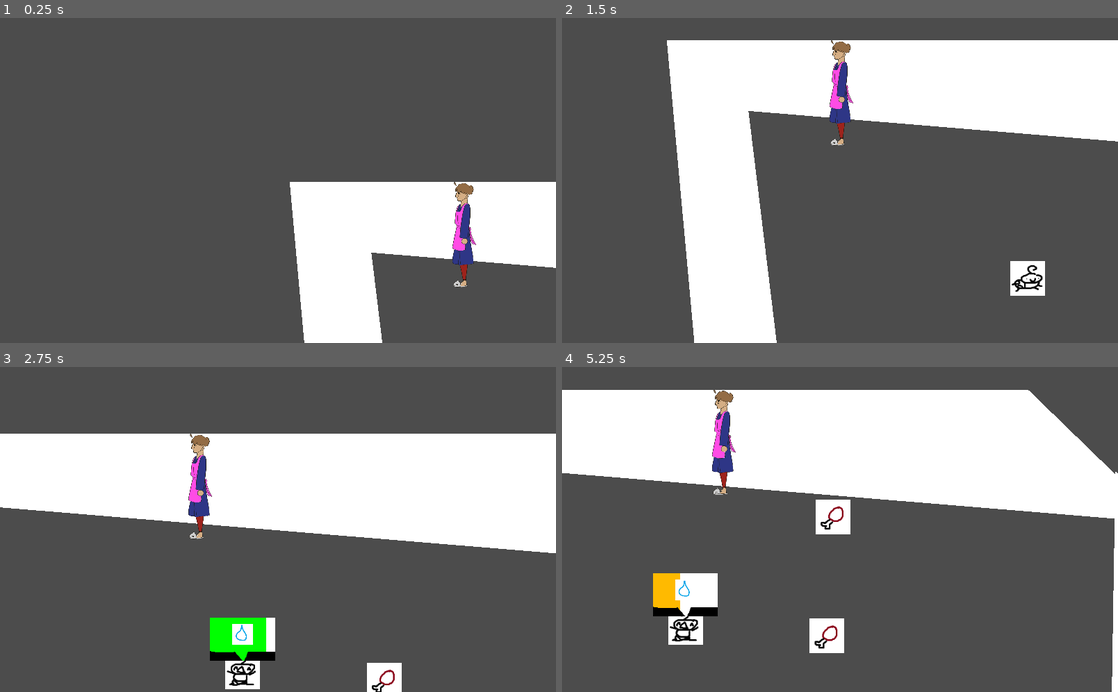
Above: before the commit, frames 1-4 (two rows, left to right).
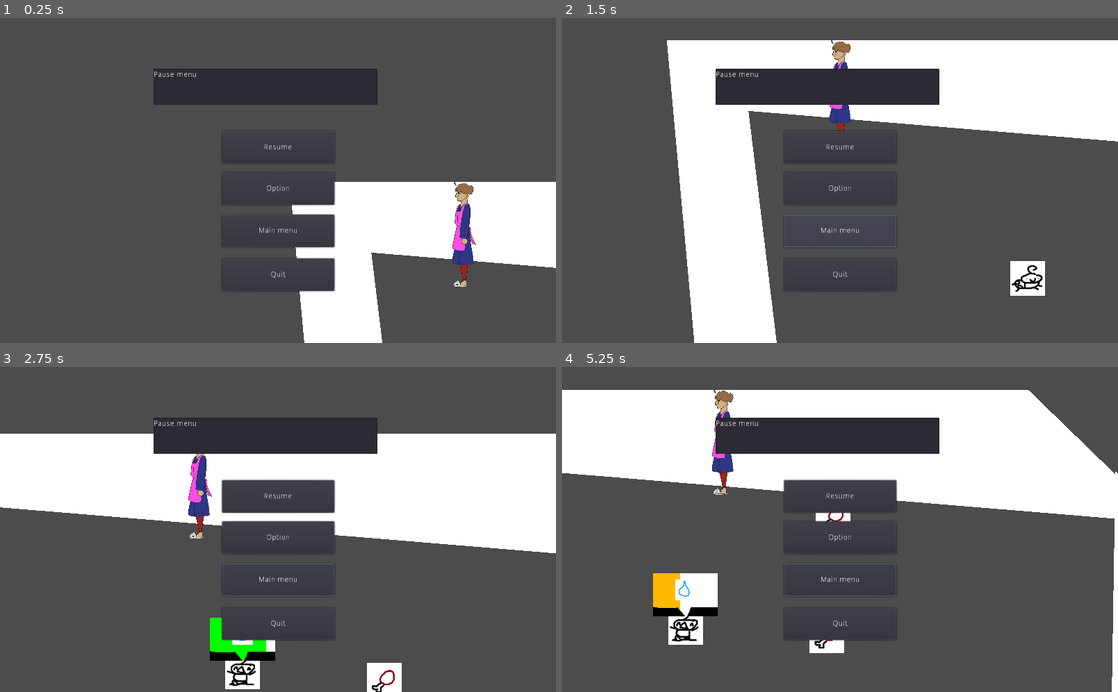
Above: after the commit, the same moments.

Repository: okay-cam/raising_kids
Game: Godot game, scene res://src/Level.tscn
Same seed, same stepped clock (60 frames per second), same inputs: the game is played once before the commit and once after it.
Inputs (mouse positions are in pixels of both pictures, inside the frame that each line leads up to):
- Up to frame 1 (0.25 s): no input
- Up to frame 2 (1.5 s): click (840, 148) at 0.5 s, where only the run after the commit has a clickable "Resume"; click (840, 232) at 1.25 s, where only the run after the commit has a clickable "Main menu"
- Up to frame 3 (2.75 s): move the mouse to (400, 513) at 2.02 s; hold D (right) from 2.03 s (still down); click (400, 513) at 2.1 s
- Up to frame 4 (5.25 s): move the mouse to (728, 545) at 2.77 s; release D (right) at 2.78 s; hold S (down) 2.78-3.53 s; tap E (pickup) at 2.85, 4.35 s; move the mouse to (895, 458) at 3.52 s; hold D (right) 3.53-4.28 s; click (895, 458) at 3.6 s; move the mouse to (812, 594) at 4.27 s; hold W (up) 4.28-5.03 s; move the mouse to (1006, 578) at 5.02 s; hold A (left) from 5.03 s (still down); click (1006, 578) at 5.1 s

The runs differ from the first frame. In frame 1, 6.7% of the frame differs, in the area x 27-68%, y 15-85%; in frame 2, 4.8%; in frame 3, 8.2%; in frame 4, 6.8%.
Error after the commit: Invalid get index 'resource_path' (on base: 'Nil'). (res://src/pause_menu.gd:8)

Commit message:
make nothing in 2 houre

Diff:
--- a/src/Level.tscn
+++ b/src/Level.tscn
@@ -1,11 +1,13 @@
-[gd_scene load_steps=5 format=2]
+[gd_scene load_steps=6 format=2]
 
 [ext_resource path="res://src/Player.tscn" type="PackedScene" id=1]
 [ext_resource path="res://src/ItemBox.tscn" type="PackedScene" id=2]
 [ext_resource path="res://src/PlaceholderWall.tscn" type="PackedScene" id=3]
 [ext_resource path="res://src/Child.tscn" type="PackedScene" id=4]
+[ext_resource path="res://src/pause_menu.tscn" type="PackedScene" id=5]
 
 [node name="Level" type="Node2D"]
+pause_mode = 1
 position = Vector2( 0, 1 )
 z_as_relative = false
 
@@ -42,3 +44,5 @@
 
 [node name="Child" parent="." instance=ExtResource( 4 )]
 position = Vector2( -141, -13 )
+
+[node name="Pause_menu" parent="." instance=ExtResource( 5 )]
--- a/src/pause_menu.gd
+++ b/src/pause_menu.gd
@@ -2,13 +2,18 @@
 
 export var MainGameScene : PackedScene
 export var MenuGameScene : PackedScene
-
+export var PauseGameScene : PackedScene
 
 func _on_Resume_buton_button_up():
 	get_tree().change_scene(MainGameScene.resource_path)
+#	get_tree().paused = false;
 
 func _on_Quit_buton_button_up():
 	get_tree().quit()
 
 func _on_Menu_buton_button_up():
 	get_tree().change_scene(MenuGameScene.resource_path)
+
+#func pause():
+#	get_tree().paused = true;
+#	get_tree().change_scene(PauseGameScene.resource_path)
--- a/src/pause_menu.tscn
+++ b/src/pause_menu.tscn
@@ -1,15 +1,12 @@
-[gd_scene load_steps=5 format=2]
+[gd_scene load_steps=3 format=2]
 
 [ext_resource path="res://src/pause_menu.gd" type="Script" id=1]
-[ext_resource path="res://src/Level.tscn" type="PackedScene" id=2]
-[ext_resource path="res://src/start_menu.tscn" type="PackedScene" id=3]
 
 [sub_resource type="Theme" id=1]
 
 [node name="CanvasLayer" type="CanvasLayer"]
+pause_mode = 2
 script = ExtResource( 1 )
-MainGameScene = ExtResource( 2 )
-MenuGameScene = ExtResource( 3 )
 
 [node name="Control" type="Control" parent="."]
 anchor_right = 1.0
